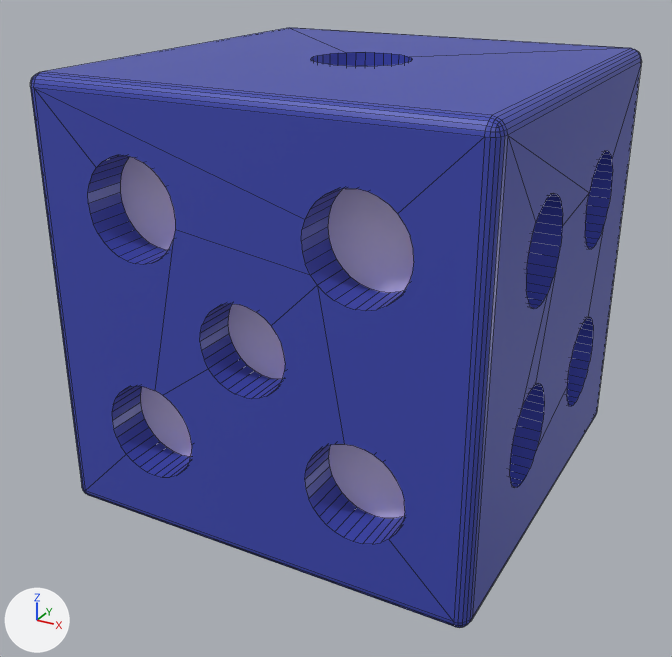
The FBX model RollOfTheDice/Assets/Die.fbx: old version first, new version second.
Camera for both pictures: a 50 mm camera at (1.92, -3.72, 1.55) aimed at (-0.05, -0.14, -0.24). Every picture has the same lights, and +X, +Y and +Z are marked at lower left. Mesh edges are drawn as thin lines.

The older version as bpy lines, for what is in view:
```python
me_cube = bpy.data.meshes.new('Cube')
me_cube.from_pydata(...)  # 1575 vertices, 932 faces; spans x -1.0..1.0, y -1.0..1.0, z -1.0..1.0
# faces by material slot: [911, 21]
me_cube.materials.append(mat_die)  # blue #3e49b2
me_cube.materials.append(mat_sideinner)  # white #e3d7ff
ob_cube = bpy.data.objects.new('Cube', me_cube)
ob_cube.location = (0.0, 0.0, 0.0)
```
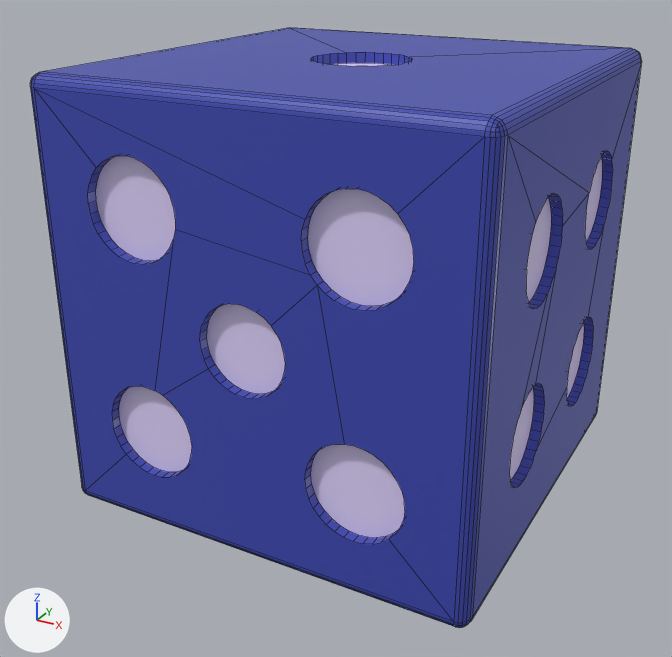
Where the change shows, as pixel boxes (x1, y1, x2, y2) in the pictures (672 x 657 px; the box of a moved part takes in the faces that stretch with it):
```json
{"part": 1, "of": "me_cube", "change": "moved or reshaped", "before": [88, 156, 414, 544], "after": [88, 156, 414, 544]}
{"part": 2, "of": "me_cube", "change": "moved or reshaped", "before": [510, 151, 613, 488], "after": [510, 151, 613, 488]}
{"part": 3, "of": "me_cube", "change": "moved or reshaped", "before": [311, 52, 412, 66], "after": [311, 52, 412, 66]}
```

Scene script edits in JSON lines:
```json
{"block": "me_cube", "where": "me_cube.from_pydata(...)  # 1575 vertices, 932 faces; spans x -1.0..1.0, y -1.0..1.0, z -1.0..1.0"}
{"block": "me_cube", "where": "# used by ob_cube; location = (0.0, 0.0, 0.0)"}
{"block": "me_cube", "change": "me_cube part 1: all 160 vertices in x -0.72..0.72, y -0.8, z -0.72..0.72 are moved by (0.0, -0.15, 0.0)"}
{"block": "me_cube", "change": "me_cube part 2: all 128 vertices in x 0.8, y -0.62..0.62, z -0.62..0.62 are moved by (0.15, 0.0, 0.0)"}
{"block": "me_cube", "change": "me_cube part 3: all 32 vertices in x -0.22..0.22, y -0.22..0.22, z 0.8 are moved by (0.0, 0.0, 0.15)"}
```
